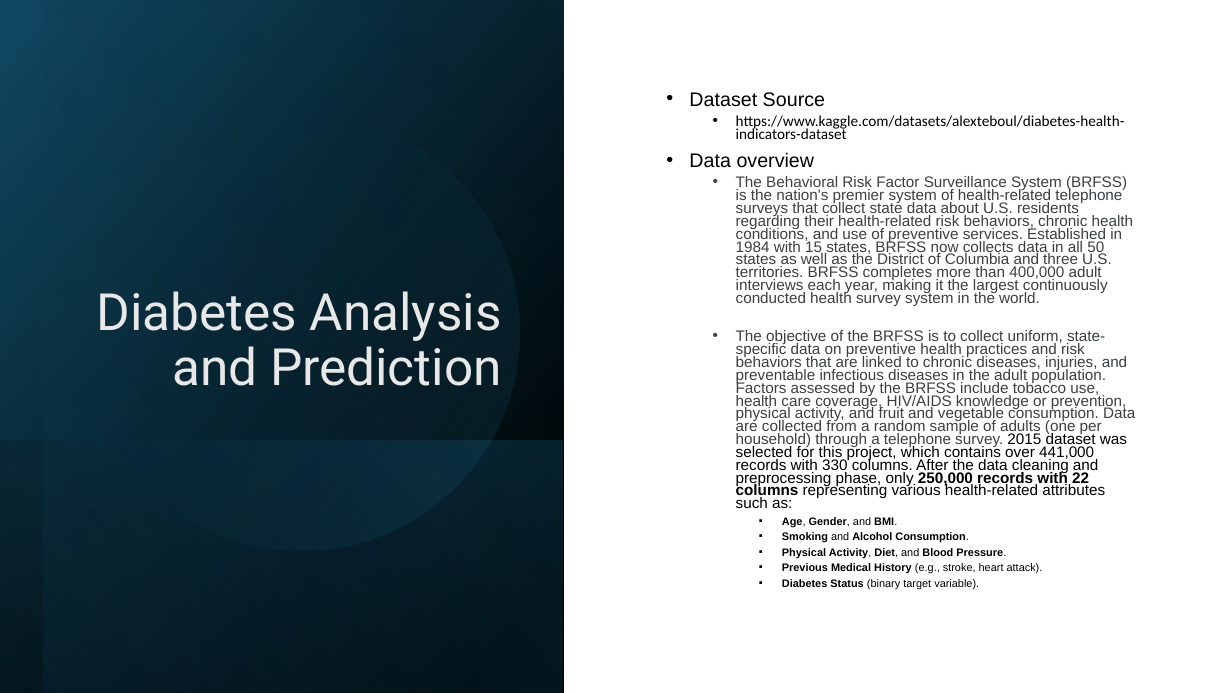
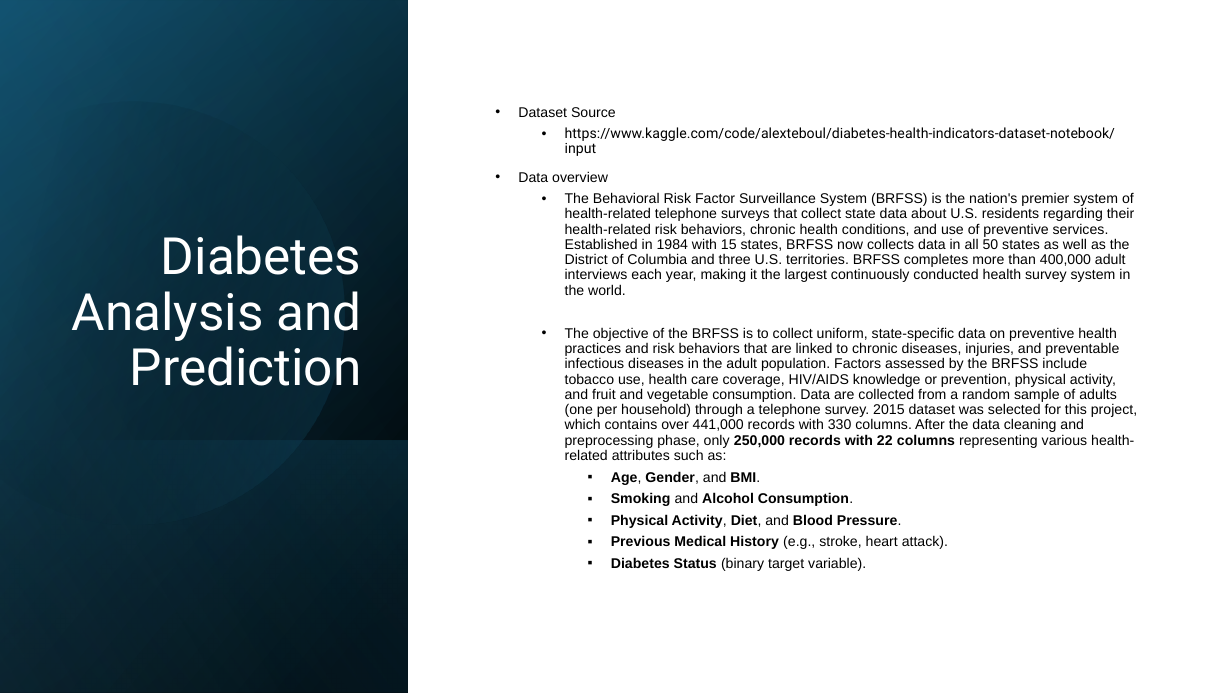
Before and after one commit to soonnyla/Capstone-Diabetes, a slide deck: slide 11 of Diabetes Analysis and Prediction.pptx (slide 3 before the commit). Drawn at 1232x693 pixels with LibreOffice and Linux fonts; fonts in the diff are those of the drawing. Boxes give left, top, right and bottom in pixels: in the first picture for what was removed or moved away, otherwise in the second. Text is boxed around its words. In the diff, an @@ line names an element or a change of style, - is before the commit and + after.

Commit message:
updated presentation and prediction file

```diff
--- a/Diabetes Analysis and Prediction.pptx
+++ b/Diabetes Analysis and Prediction.pptx
@@ rectangle at (x1=0, y1=0, x2=1232, y2=693): fill gradient #000000 to #104862 to #FFFFFF; mirrored; rotation 90 to 0 degrees @@
@@ rectangle resized from (x1=44, y1=0, x2=564, y2=693) to (x1=0, y1=0, x2=409, y2=692) @@
@@ rectangle at (x1=0, y1=0, x2=409, y2=692): fill gradient #000000 to #156082 to gradient #000000 to #46B1E1 @@
@@ rectangle added at (x1=0, y1=0, x2=409, y2=693), fill gradient #000000 to #104862 @@
@@ rectangle added at (x1=0, y1=1, x2=409, y2=693), fill gradient #000000 to #156082 @@
@@ freeform shape added at (x1=0, y1=52, x2=395, y2=567), fill gradient #000000 to #156082 @@
@@ title "Diabetes Analysis and Prediction" moved from (x1=97, y1=291, x2=502, y2=386) to (x1=72, y1=235, x2=361, y2=386) @@
@@ title "Diabetes Analysis and Prediction" at (x1=72, y1=235, x2=361, y2=386): text colour #E8E8E8 to #FFFFFF @@
@@ ellipse removed at (x1=44, y1=74, x2=559, y2=589) @@
@@ text "Dataset Source" moved from (x1=689, y1=92, x2=1135, y2=590) to (x1=518, y1=107, x2=1137, y2=571) @@
@@ text at (x1=518, y1=107, x2=1137, y2=571): size 15.3 to 11 pt in "Dataset Source", "Data overview"; size 11.9 to 11 pt, text colour #3C4043 to #000000 in "The Behavioral Risk Factor Surveillance System (BRFSS) ...", "The objective of the BRFSS is to ..."; size 8.5 to 11 pt in "Age, Gender, and BMI.", "Smoking and Alcohol Consumption.", "Physical Activity, Diet, and Blood Pressure.", "Previous Medical History (e.g., stroke, heart attack)." and 1 more places; line spacing 0.7 to 0.9 @@
@@ text at (x1=565, y1=127, x2=1115, y2=156): text changed; size 11.9 to 11 pt; font Calibri to Roboto @@
-  • https://www.kaggle.com/datasets/alexteboul/diabetes-health-indicators-dataset
+  • https://www.kaggle.com/code/alexteboul/diabetes-health-indicators-dataset-notebook/input
@@ rectangle resized from (x1=0, y1=440, x2=563, y2=693) to (x1=0, y1=440, x2=409, y2=693) @@
```
Also in this commit, not shown: 10 other slides changed, 3 slides added, 1 other file.
